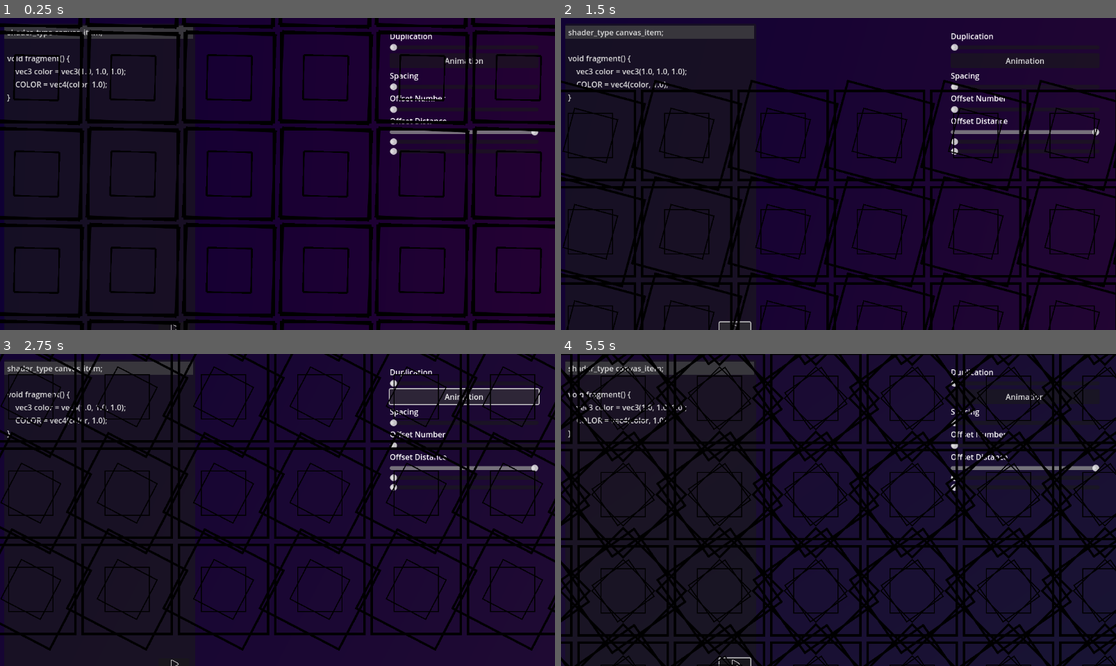
Above: before the commit, frames 1-4 (two rows, left to right).
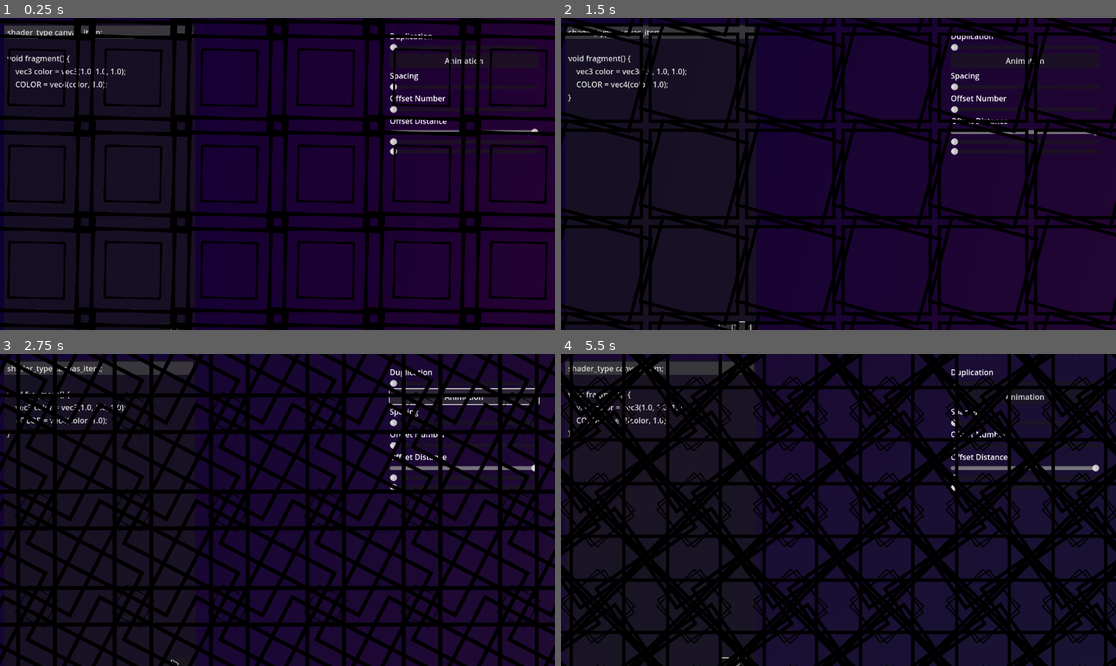
Above: after the commit, the same moments.

Repository: Juju-brz/GDVJ
Game: Godot game, scene res://01_Superpositions_géométriques.tscn
Same seed, same stepped clock (60 frames per second), same inputs: the game is played once before the commit and once after it.
Inputs (mouse positions are in pixels of both pictures, inside the frame that each line leads up to):
- Up to frame 1 (0.25 s): no input
- Up to frame 2 (1.5 s): click "Animation" at 0.5 s; click (733, 326) at 1.25 s
- Up to frame 3 (2.75 s): click "Animation" at 2 s
- Up to frame 4 (5.5 s): click (733, 662) at 2.75 s; click "Animation" at 3.5 s; click (733, 662) at 4.25 s; move the mouse to (960, 494) at 5.02 s

The runs differ from the first frame. In frame 1, 31% of the frame differs, in the area x 0-100%, y 0-100%; in frame 2, 29%; in frame 3, 41%; in frame 4, 45%.

Commit message:
Geometriques Done -01

Diff:
--- a/01_Superpositions_Géometriques_MainScript.gd
+++ b/01_Superpositions_Géometriques_MainScript.gd
@@ -3,10 +3,8 @@
 #### VARIABLES ####
 
 # --- GRID VARIABLES ---
-@export var GRID_COLUMNS: int = 10    # Horizontal count
-@export var GRID_ROWS: int = 5        # Vertical count
-
-# Set this to the exact width of your square texture
+@export var GRID_COLUMNS: int = 10
+@export var GRID_ROWS: int = 5
 @export var CELL_SIZE: float = 100.0
 
 # --- ROTATION VARIABLES ---
@@ -91,67 +89,81 @@
 		sprite.queue_free()
 	duplicated_spriteslist.clear()
 
-# --- DRAW ONE STAR (Helper) ---
-func draw_star_pattern(location: Vector2):
+# --- DRAW ONE STAR (Helper with Dynamic Scaling) ---
+# Now accepts two specific scales: one for the outer squares, one for the inner
+func draw_star_pattern(location: Vector2, scale_outer: float, scale_inner: float):
 	var original_sprite = $Square
 
-	# Define your scales here
-	var main_scale = 0.4
-	var half_scale = 0.2
-
-	# This helper creates a sprite with a specific rotation AND scale
+	# Helper creates a sprite with a specific scale
 	var create_sprite = func(rot_angle_rad: float, sprite_scale: float):
 		var s = original_sprite.duplicate()
 		add_child(s)
 		s.position = location
 		s.rotation = rot_angle_rad
-		s.scale = Vector2(sprite_scale, sprite_scale) # Set scale on the duplicate
+		s.scale = Vector2(sprite_scale, sprite_scale)
 		s.show()
 		duplicated_spriteslist.append(s)
 
-	# 1. Base (Static) - Draw BOTH sizes
-	create_sprite.call(0.0, main_scale)
-	create_sprite.call(0.0, half_scale)
+	# 1. Base (Static) - Draw BOTH
+	create_sprite.call(0.0, scale_outer)
+	create_sprite.call(0.0, scale_inner)
 
-	# 2. Stamps - Draw BOTH sizes
+	# 2. Stamps - Draw BOTH
 	for target_angle in stamp_angles:
 		if overall_rotation >= target_angle:
-			create_sprite.call(target_angle, main_scale)
-			create_sprite.call(target_angle, half_scale)
+			create_sprite.call(target_angle, scale_outer)
+			create_sprite.call(target_angle, scale_inner)
 		else:
 			break
 
-	# 3. Active Rotator - Draw BOTH sizes
-	create_sprite.call(overall_rotation, main_scale)
-	create_sprite.call(overall_rotation, half_scale)
+	# 3. Active Rotator - Draw BOTH
+	create_sprite.call(overall_rotation, scale_outer)
+	create_sprite.call(overall_rotation, scale_inner)
 
 # --- MAIN DRAW FUNCTION ---
 func draw_board():
-	var mouse_pos = get_local_mouse_position()
 	var original_sprite = $Square
-
 	if not original_sprite:
 		return
 
-	# --- CALCULATE GRID OFFSET TO CENTER ON MOUSE ---
-	# Note: using CELL_SIZE * 2 as requested in your code for wider spacing
+	# --- 1. CALCULATE INTERACTIVE SCALES ---
+	var viewport_rect = get_viewport_rect()
+	var mouse_pos = get_viewport().get_mouse_position()
+
+	# Normalize mouse position (0.0 to 1.0) across the screen
+	var norm_x = clamp(mouse_pos.x / viewport_rect.size.x, 0.0, 1.0)
+	var norm_y = clamp(mouse_pos.y / viewport_rect.size.y, 0.0, 1.0)
+
+	# HORIZONTAL (Outer Square): Base 0.4 -> Range [0.2, 0.8]
+	var current_scale_outer = lerp(0.2, 0.8, norm_x)
+
+	# VERTICAL (Inner Square): Base 0.2 -> Range [0.1, 0.4]
+	# (Up/0 is smaller, Down/1 is bigger)
+	var current_scale_inner = lerp(0.1, 0.4, norm_y)
+
+	# --- 2. CENTER THE GRID (Static Position) ---
+	var screen_center = viewport_rect.size / 2.0
+
+	# Note: using CELL_SIZE * 2 as requested in previous code
 	var step = CELL_SIZE * 2.0
 	var total_width = GRID_COLUMNS * step
 	var total_height = GRID_ROWS * step
 
+	# Calculate top-left corner relative to screen center
 	var start_x = -(total_width / 2.0) + (step / 2.0)
 	var start_y = -(total_height / 2.0) + (step / 2.0)
 
-	# --- GRID LOOP ---
+	# --- 3. GRID LOOP ---
 	for col in range(GRID_COLUMNS):
 		for row in range(GRID_ROWS):
 
 			var x_pos = start_x + (col * step)
 			var y_pos = start_y + (row * step)
 
-			var star_pos = mouse_pos + Vector2(x_pos, y_pos)
+			# Position is now relative to screen center, not mouse
+			var star_pos = screen_center + Vector2(x_pos, y_pos)
 
-			draw_star_pattern(star_pos)
+			draw_star_pattern(star_pos, current_scale_outer, current_scale_inner)
 
 func _process(delta: float) -> void:
 	overall_rotation += ROTATION_SPEED * delta
